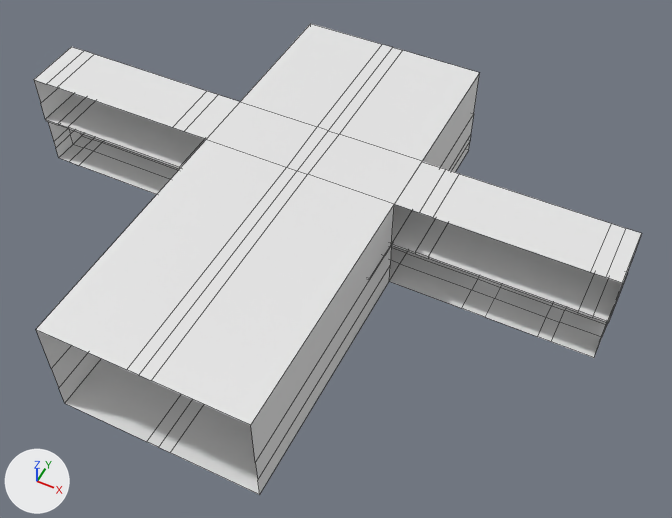
One commit to the FBX model Assets/Art/3D Models/Mansion/Mansion_GroundFloor.fbx: the scene before it, then after it.
Both versions are drawn from a 50 mm lens placed at (33.6, -61.5, 73.7), pointed at (5.4, -5.2, 3.3). Arrows for +X, +Y and +Z are at lower left; the lights stay in place. Mesh edges are drawn as thin lines. Where no turn or scale is listed for an object, it has been applied to the vertices.

In view in the first picture: 'Hall_SecondFloor.001', 'Main_Hall'.
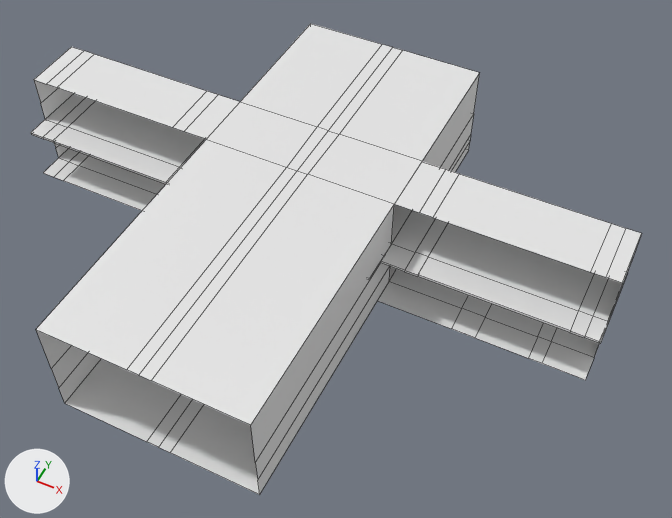
Scene script edits in JSON lines:
```json
{"block": "me_plane_012", "where": "# used by ob_hall_secondfloor_001; location = (0.0, 0.1, 5.8)"}
{"op": "remove", "block": "me_plane_012", "code": "me_plane_012.from_pydata(...)  # 126 vertices, 116 faces; spans x -32.4..32.3, y -8.0..3.7, z -0.3..5.5"}
{"op": "remove", "block": "me_plane_012", "code": "me_plane_012.materials.append(mat_behang)  # white #e7e7e7"}
{"op": "remove", "block": "me_plane_012", "code": "me_plane_012.materials.append(mat_ceiling)  # white #e7e7e7"}
{"op": "remove", "block": "me_plane_012", "code": "me_plane_012.materials.append(mat_floor)  # white #e7e7e7"}
{"op": "add", "block": "me_plane_012", "code": "me_plane_012.from_pydata(...)  # 150 vertices, 140 faces; spans x -32.4..32.3, y -8.0..3.7, z -0.3..5.5"}
{"block": "me_plane_012", "change": "me_plane_012 part 2"}
{"block": "me_plane_012", "change": "10 faces are deleted"}
{"block": "me_plane_012", "change": "24 new vertices lie (0.0, -2.6, 0.0) away from vertices in x -32.4..32.3, y -3.0, z -0.3..0.0"}
{"block": "me_plane_012", "change": "34 new faces join them"}
{"block": "me_plane_002", "where": "# used by ob_main_hall; location = (0.0, 0.1, 0.0)"}
{"op": "remove", "block": "me_plane_002", "code": "me_plane_002.from_pydata(...)  # 178 vertices, 140 faces; spans x -32.1..32.2, y -30.0..19.8, z 0.0..11.3"}
{"op": "remove", "block": "me_plane_002", "code": "me_plane_002.materials.append(mat_vloer)  # white #e7e7e7"}
{"op": "remove", "block": "me_plane_002", "code": "me_plane_002.materials.append(mat_behang)  # white #e7e7e7"}
{"op": "remove", "block": "me_plane_002", "code": "me_plane_002.materials.append(mat_ceiling)  # white #e7e7e7"}
{"op": "add", "block": "me_plane_002", "code": "me_plane_002.from_pydata(...)  # 190 vertices, 150 faces; spans x -32.1..32.2, y -30.0..19.8, z 0.0..11.3"}
{"block": "me_plane_002", "change": "me_plane_002 part 1"}
{"block": "me_plane_002", "change": "12 new vertices lie (0.0, -2.9, 0.0) away from vertices in x -32.1..32.2, y -3.0, z 0.0"}
{"block": "me_plane_002", "change": "10 new faces join them"}
```

Location of each change, (x1, y1, x2, y2) in pixels of the pictures (672 x 518 px):
```json
{"object": "Main_Hall", "change": "reshaped", "before": [36, 23, 607, 495], "after": [36, 23, 599, 495]}
{"object": "Hall_SecondFloor.001", "change": "reshaped", "before": [34, 47, 642, 323], "after": [31, 47, 642, 344], "on screen": "8% taller"}
{"part": 1, "of": "me_plane_002", "change": "added", "after": [43, 158, 594, 380]}
{"part": 2, "of": "me_plane_012", "change": "built on", "before": [46, 119, 608, 323], "after": [31, 119, 608, 344]}
```
